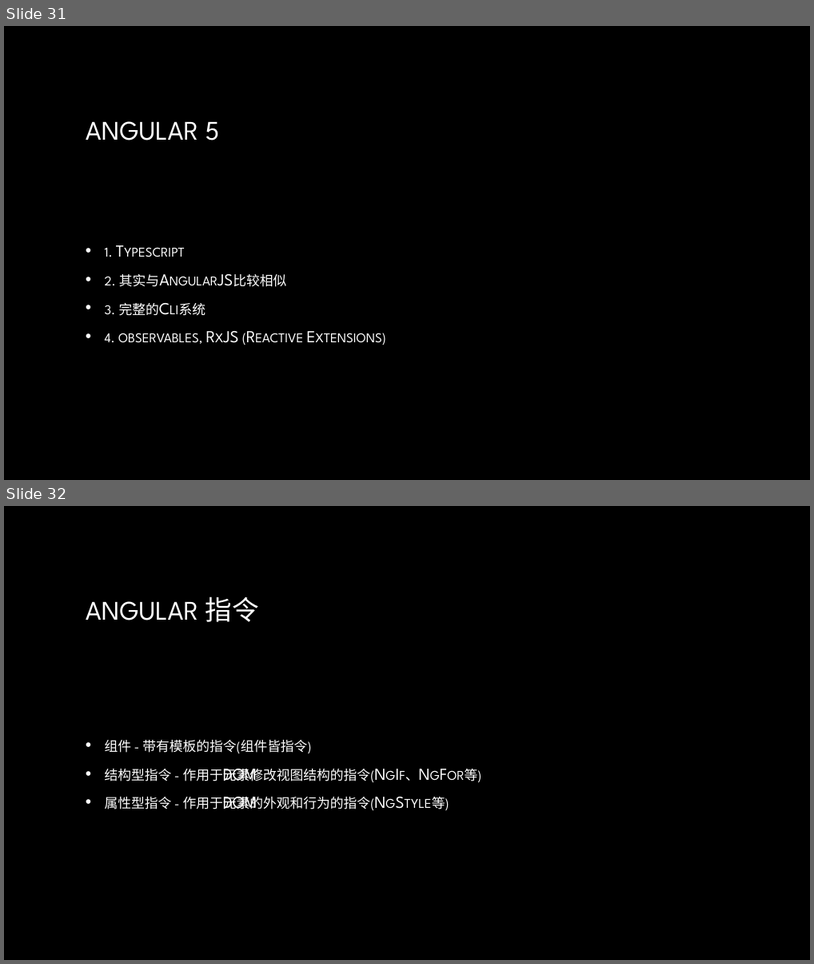
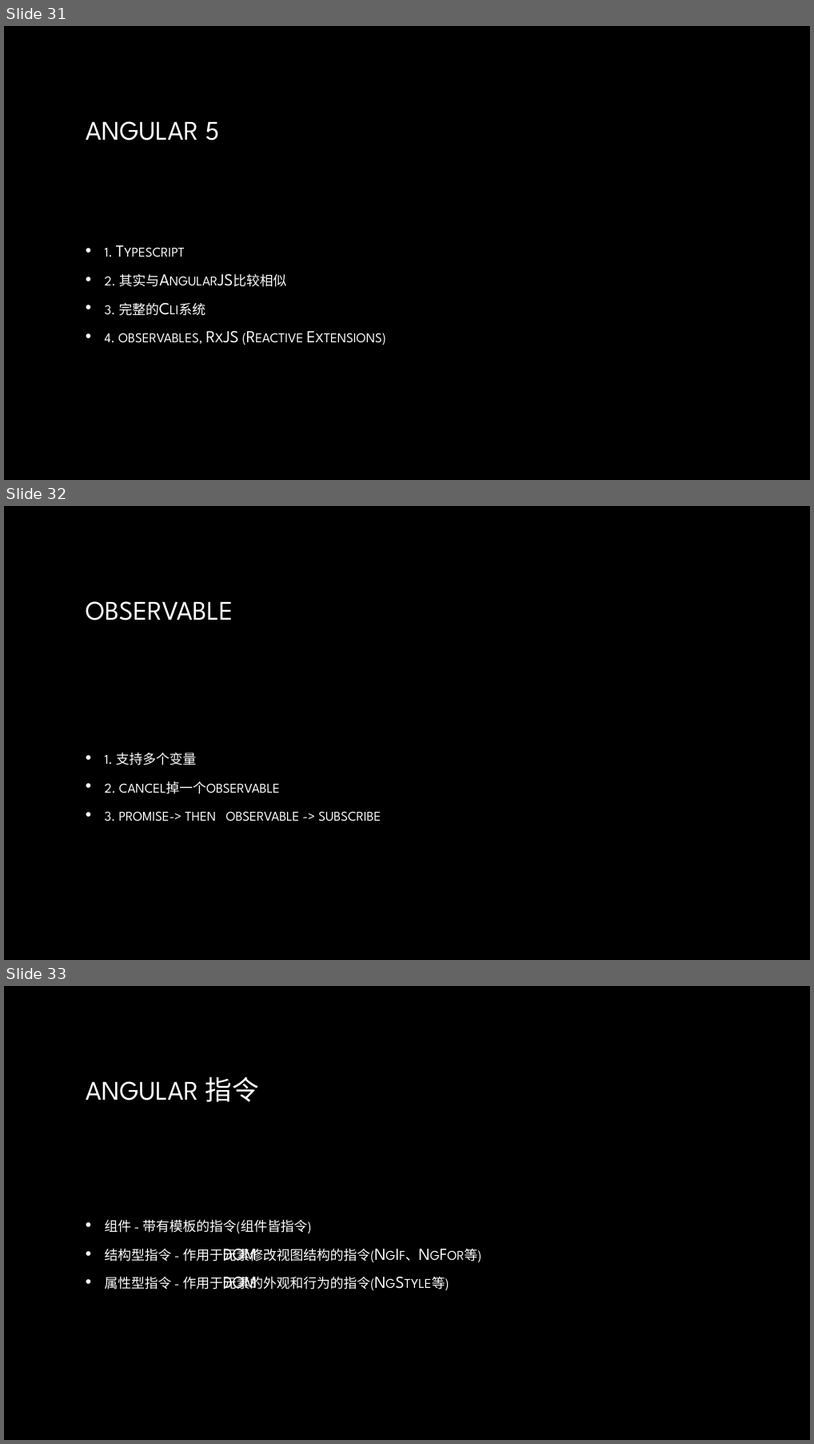
Before and after one commit to lee813/ECVFrontend, a slide deck: 前端课程.pptx. Shown one above the other, each under a label of ours: slides 31 and 32 before the commit, slides 31, 32 and 33 after it. The pictures are 814x964 and 814x1444 pixels, drawn with LibreOffice and Linux fonts; fonts in the diff are those of the drawing; background and template pictures are left out. Boxes give left, top, right and bottom in pixels: in the first picture for what was removed or moved away, otherwise in the second. Text is boxed around its words. In the diff, an @@ line names an element or a change of style, - is before the commit and + after.

```diff
--- a/前端课程.pptx
+++ b/前端课程.pptx
@@ slide 32 added at bbox=[4, 506, 810, 960], background picture (left out) @@
@@ title added at bbox=[86, 601, 233, 620], 32 pt, text gradient #FFFFFF to #A6A6A6 @@
+OBSERVABLE
@@ text added at bbox=[105, 752, 381, 821], 20 pt, text gradient #FFFFFF to #BFBFBF, small capitals @@
+• 1. 支持多个变量
+• 2. cancel掉一个observable
+• 3. promise-> then observable -> subscribe
@@ what was slide 32 is now slide 33 @@
```
Also in this commit, not shown: 34 other files.
